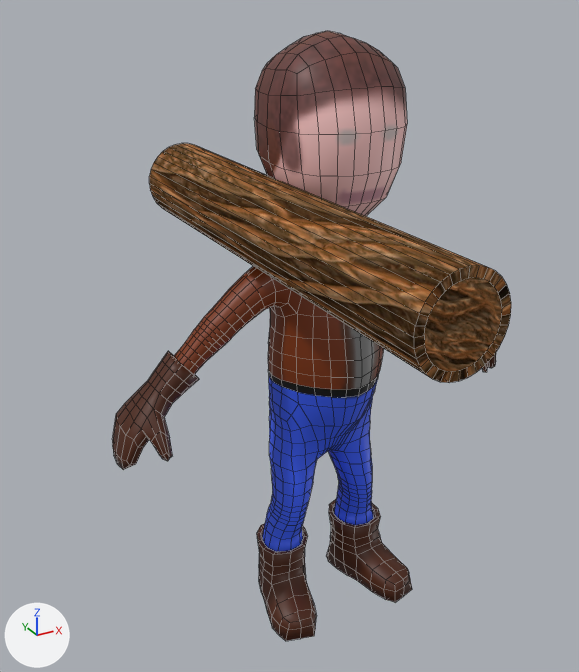
Before and after pictures for a commit that changed the Blender file Assets/Models/Villager.blend.
One viewpoint serves both versions: a 50 mm lens placed at (-1.054, -1.727, 1.712), pointed at (-0.123, -0.034, 0.865). Lighting does not change. The marker at lower left points along +X, +Y and +Z. Mesh edges are drawn as thin lines.

In view in the first picture: 'Log_proxy', 'Villager'.
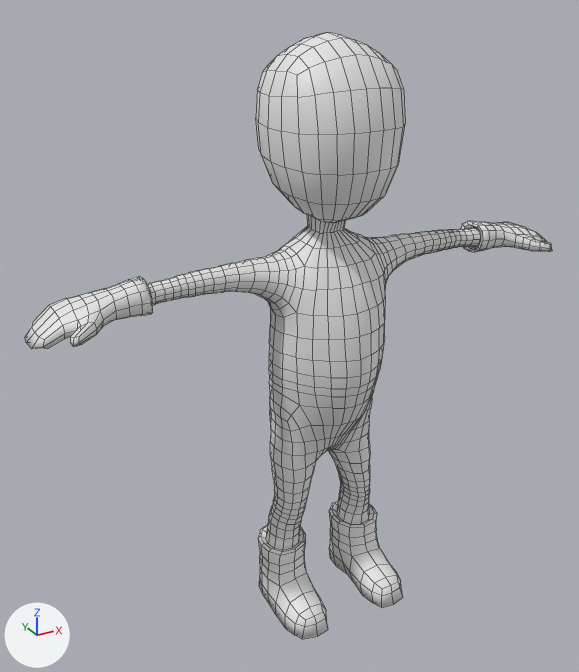
What the commit changed:
me_data is used by ob_villager; location (0.0, 0.0, 0.0).
me_data had 1722 vertices, 1720 faces and spanned x -0.6..0.6, y -0.22..0.16, z 0.0..1.61.
me_data now has 1798 vertices, 1796 faces and spans x -0.78..0.78, y -0.22..0.16, z 0.0..1.61.
me_data part 1: 201 vertices moved from x -0.4..0.4, y -0.09..0.09, z 0.77..1.2 to x -0.45..0.45, y -0.08..0.09, z 0.78..1.19; 474 vertices removed from x -0.6..0.6, y -0.12..0.07, z 0.6..1.18; 550 vertices added at x -0.78..0.78, y -0.13..0.07, z 0.97..1.19.
me_data part 2: 328 vertices moved from x -0.23..0.23, y -0.19..0.08, z 0.0..0.4 to x -0.2..0.2, y -0.2..0.08, z 0.0..0.4; 34 vertices removed from x -0.23..0.23, y -0.22..-0.09, z 0.0..0.06; 34 vertices added at x -0.19..0.19, y -0.22..-0.08, z 0.0..0.06.
me_data part 3: 1 vertex moved from x 0.0, y -0.12, z 1.57 to x 0.0, y -0.12, z 1.56.
me_data part 4: 1106 faces spanning x -0.43..0.43, y -0.19..0.16, z 0.0..1.61 switch from mat_villager (picture img_villager) to no material.
Object 'Log_proxy' (ob_log_proxy) is deleted.

Location of each change, (x1, y1, x2, y2) in pixels of the pictures (579 x 672 px; the box of a moved part takes in the faces that stretch with it):
'Villager', reshaped (37% wider)
    before: (112, 31, 496, 641)
    after: (25, 33, 552, 639)
'Log_proxy', deleted (brown)
    before: (149, 143, 511, 383)
part 1 of me_data, moved or reshaped
    before: (112, 198, 496, 470)
    after: (25, 196, 552, 349)
part 2 of me_data, moved or reshaped
    before: (257, 458, 412, 641)
    after: (258, 458, 403, 639)
part 3 of me_data, moved or reshaped
    before: (328, 36, 381, 89)
    after: (328, 38, 380, 90)
part 4 of me_data, recoloured
    before: (254, 31, 407, 521)
    after: (256, 33, 405, 521)
